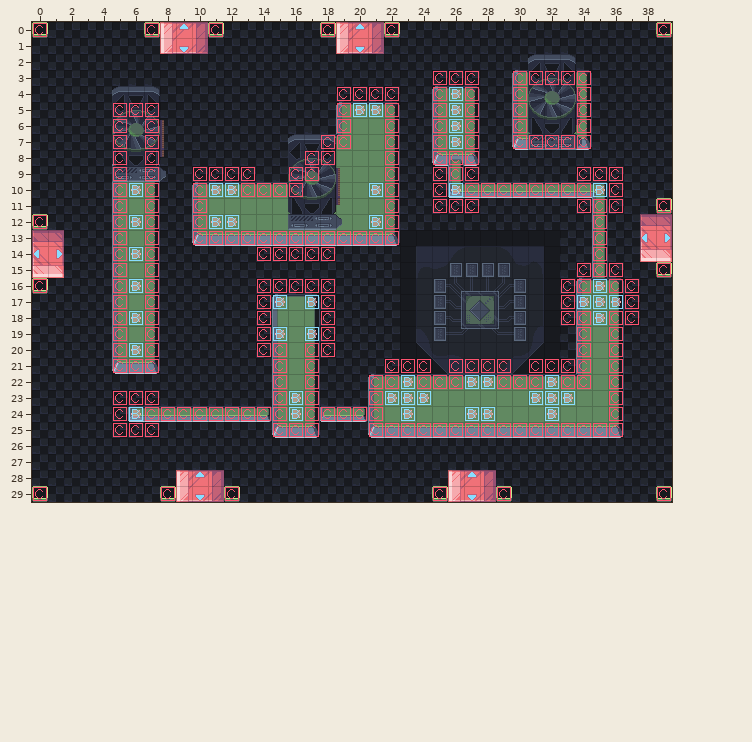
An edit to a level. Tiled map (JSON), public/maps/level2.json. That is the earlier state.
Cells are 16x16 px. Shown: x 0..39, y 0..29.
And afterwards:
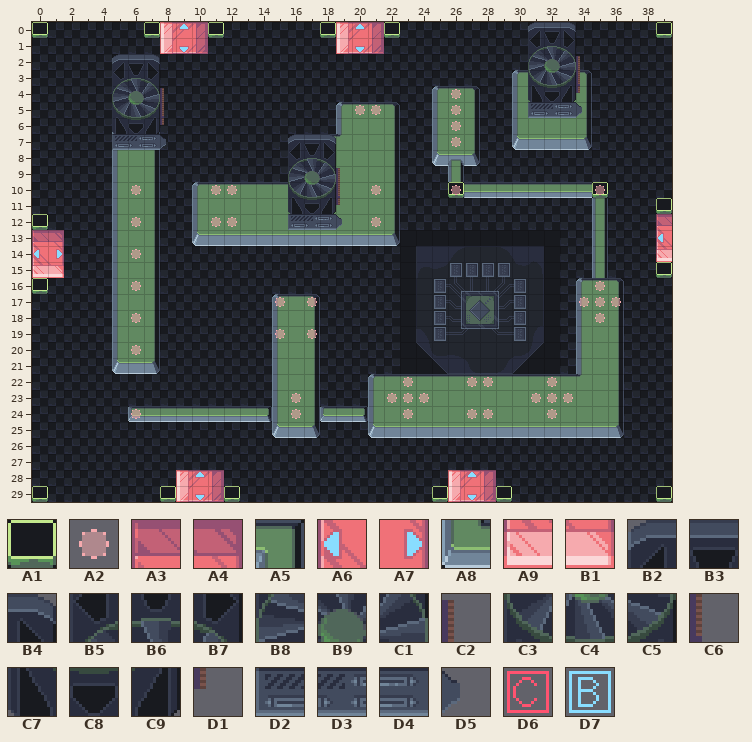
Key: from "level2_tiles": A1 5, A2 6, A3 14, A4 15, A5 26, A6 30, A7 31, A8 41, A9 46, B1 47, B2 59, B3 60, B4 61, B5 75, B6 76, B7 77, B8 91, B9 92, C1 93, C2 94, C3 107, C4 108, C5 109, C6 110, C7 123, C8 124, C9 125, D1 126, D2 139, D3 140, D4 141, D5 142, D6 144, D7 145.
__ is an empty cell.
Tiles replaced or removed in this view: A2, A3, A4, A5, A6, A7, A8, A9, B1, B2, B3, B4, B5, B6, B7, B8, B9, C1, C2, C3, C4, C5, C6, C7, C8, C9, D1, D2, D3, D4, D5, D6, D7.
Difference:
Changed rows in their new state; .. is an unchanged cell.
Layer "base":
first column x 26:
10 A1 .. .. .. .. .. .. .. .. A1
Layer "above1":
first column x 26:
10 A2 .. .. .. .. .. .. .. .. A2
first column x 6:
24 A2
Layer "above2":
first column x 5:
 0 .. .. .. .. .. .. .. .. .. .. .. .. .. .. .. .. .. .. .. .. .. .. .. .. .. .. B2 B3 B4 .. .. .. .. .. ..
 1 .. .. .. .. .. .. .. .. .. .. .. .. .. .. .. .. .. .. .. .. .. .. .. .. .. .. B5 B6 B7 .. .. .. .. .. ..
 2 B2 B3 B4 .. .. .. .. .. .. .. .. .. .. .. .. .. .. .. .. .. .. .. .. .. .. .. B8 B9 C1 C2 .. .. .. .. ..
 3 B5 B6 B7 .. .. .. .. .. .. .. .. .. .. .. .. .. .. .. .. .. .. .. .. .. .. .. C3 C4 C5 C6 .. .. .. .. ..
 4 B8 B9 C1 C2 .. .. .. .. .. .. .. .. .. .. .. .. .. .. .. .. .. .. .. .. .. .. C7 C8 C9 D1 .. .. .. .. ..
 5 C3 C4 C5 C6 .. .. .. .. .. .. .. .. .. .. .. .. .. .. .. .. .. .. .. .. .. .. D2 D3 D4 D5 .. .. .. .. ..
 6 C7 C8 C9 D1 .. .. .. .. .. .. .. .. .. .. .. .. .. .. .. .. .. .. .. .. .. .. __ __ __ __ .. .. .. .. ..
 7 D2 D3 D4 D5 .. .. .. .. .. .. .. .. .. .. .. .. .. .. .. .. .. .. .. .. .. .. __ __ __ __ .. .. .. .. ..
 8 __ __ __ __ .. .. .. .. .. .. .. .. .. .. .. .. .. .. .. .. .. .. .. .. .. .. .. .. .. .. .. .. .. .. ..
 9 __ __ __ __ .. .. .. .. .. .. .. .. .. .. .. .. .. .. .. .. .. .. .. .. .. .. .. .. .. .. .. .. .. .. ..
10 .. .. .. .. .. .. .. .. .. .. .. .. .. .. .. .. .. .. .. .. .. __ .. .. .. .. .. .. .. .. __ .. .. .. ..
12 .. .. .. .. .. .. .. .. .. .. .. .. .. .. .. .. .. .. .. .. .. .. .. .. .. .. .. .. .. .. .. .. .. __ A3
13 .. .. .. .. .. .. .. .. .. .. .. .. .. .. .. .. .. .. .. .. .. .. .. .. .. .. .. .. .. .. .. .. .. __ A6
14 .. .. .. .. .. .. .. .. .. .. .. .. .. .. .. .. .. .. .. .. .. .. .. .. .. .. .. .. .. .. .. .. .. __ A9
first column x 6:
24 __
Layer "collide" (now hidden):
first column x 0:
 0 __ .. .. .. .. .. .. __ .. .. .. __ .. .. .. .. .. .. __ .. .. .. __ .. .. .. .. .. .. .. .. .. .. .. .. .. .. .. .. __
 3 .. .. .. .. .. .. .. .. .. .. .. .. .. .. .. .. .. .. .. .. .. .. .. .. .. __ __ __ .. .. __ __ __ __ __ .. .. .. .. ..
 4 .. .. .. .. .. .. .. .. .. .. .. .. .. .. .. .. .. .. .. __ __ __ __ .. .. __ __ __ .. .. __ .. .. .. __ .. .. .. .. ..
 5 .. .. .. .. .. __ __ __ .. .. .. .. .. .. .. .. .. .. .. __ __ __ __ .. .. __ __ __ .. .. __ .. .. .. __ .. .. .. .. ..
 6 .. .. .. .. .. __ .. __ .. .. .. .. .. .. .. .. .. .. .. __ .. .. __ .. .. __ __ __ .. .. __ .. .. .. __ .. .. .. .. ..
 7 .. .. .. .. .. __ .. __ .. .. .. .. .. .. .. .. .. .. __ __ .. .. __ .. .. __ __ __ .. .. __ __ __ __ __ .. .. .. .. ..
 8 .. .. .. .. .. __ .. __ .. .. .. .. .. .. .. .. .. __ __ .. .. .. __ .. .. __ __ __ .. .. .. .. .. .. .. .. .. .. .. ..
 9 .. .. .. .. .. __ .. __ .. .. __ __ __ __ .. .. __ __ .. .. .. .. __ .. .. __ __ __ .. .. .. .. .. .. __ __ __ .. .. ..
10 .. .. .. .. .. __ __ __ .. .. __ __ __ __ __ __ __ .. .. .. .. __ __ .. .. __ __ __ __ __ __ __ __ __ __ __ __ .. .. ..
11 .. .. .. .. .. __ .. __ .. .. __ .. .. .. .. .. .. .. .. .. .. .. __ .. .. __ __ __ .. .. .. .. .. .. __ __ __ .. .. __
12 __ .. .. .. .. __ __ __ .. .. __ __ __ .. .. .. .. .. .. .. .. __ __ .. .. .. .. .. .. .. .. .. .. .. .. __ .. .. .. ..
13 .. .. .. .. .. __ .. __ .. .. __ __ __ __ __ __ __ __ __ __ __ __ __ .. .. .. .. .. .. .. .. .. .. .. .. __ .. .. .. ..
14 .. .. .. .. .. __ __ __ .. .. .. .. .. .. __ __ __ __ __ .. .. .. .. .. .. .. .. .. .. .. .. .. .. .. .. __ .. .. .. ..
15 .. .. .. .. .. __ .. __ .. .. .. .. .. .. .. .. .. .. .. .. .. .. .. .. .. .. .. .. .. .. .. .. .. .. __ __ __ .. .. __
16 __ .. .. .. .. __ __ __ .. .. .. .. .. .. __ __ __ __ __ .. .. .. .. .. .. .. .. .. .. .. .. .. .. __ __ __ __ __ .. ..
17 .. .. .. .. .. __ .. __ .. .. .. .. .. .. __ __ .. __ __ .. .. .. .. .. .. .. .. .. .. .. .. .. .. __ __ __ __ __ .. ..
18 .. .. .. .. .. __ __ __ .. .. .. .. .. .. __ .. .. .. __ .. .. .. .. .. .. .. .. .. .. .. .. .. .. __ __ __ __ __ .. ..
19 .. .. .. .. .. __ .. __ .. .. .. .. .. .. __ __ .. __ __ .. .. .. .. .. .. .. .. .. .. .. .. .. .. .. __ .. __ .. .. ..
20 .. .. .. .. .. __ __ __ .. .. .. .. .. .. __ __ .. __ __ .. .. .. .. .. .. .. .. .. .. .. .. .. .. .. __ .. __ .. .. ..
21 .. .. .. .. .. __ __ __ .. .. .. .. .. .. .. __ .. __ .. .. .. .. __ __ __ .. __ __ __ __ .. __ __ __ __ .. __ .. .. ..
22 .. .. .. .. .. .. .. .. .. .. .. .. .. .. .. __ .. __ .. .. .. __ __ __ __ __ __ __ __ __ __ __ __ __ __ .. __ .. .. ..
23 .. .. .. .. .. __ __ __ .. .. .. .. .. .. .. __ __ __ .. .. .. __ __ __ __ .. .. .. .. .. .. __ __ __ .. .. __ .. .. ..
24 .. .. .. .. .. __ __ __ __ __ __ __ __ __ __ __ __ __ __ __ __ __ .. __ .. .. .. __ __ .. .. .. __ .. .. .. __ .. .. ..
25 .. .. .. .. .. __ __ __ .. .. .. .. .. .. .. __ __ __ .. .. .. __ __ __ __ __ __ __ __ __ __ __ __ __ __ __ __ .. .. ..
first column x 0:
29 __ .. .. .. .. .. .. .. __ .. .. .. __ .. .. .. .. .. .. .. .. .. .. .. .. __ .. .. .. __ .. .. .. .. .. .. .. .. .. __
